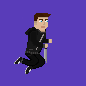
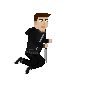
Comparing the layer stacks of the two 86×86 images. Changes:
hid "Слой 3" over [0, 0, 86, 86]
